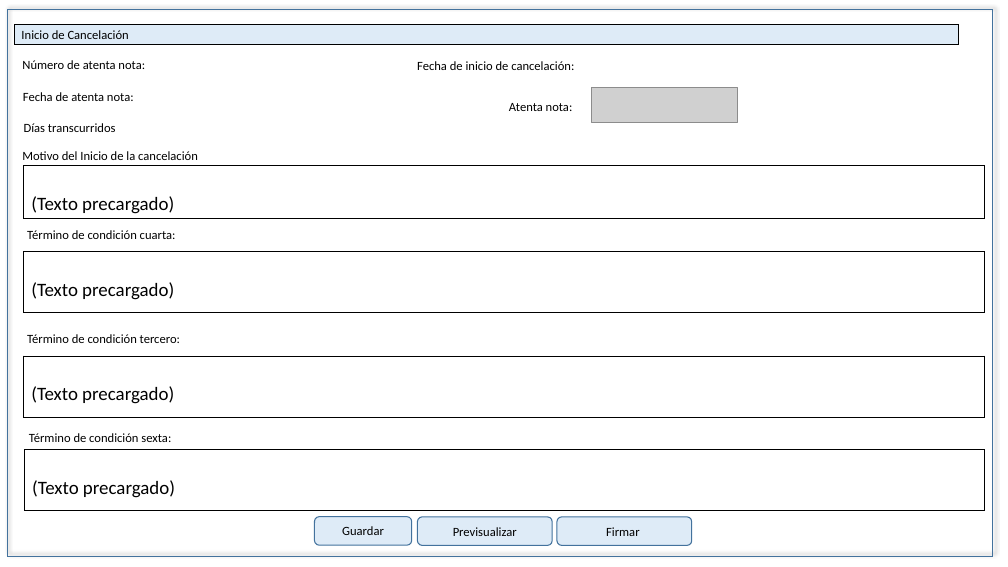
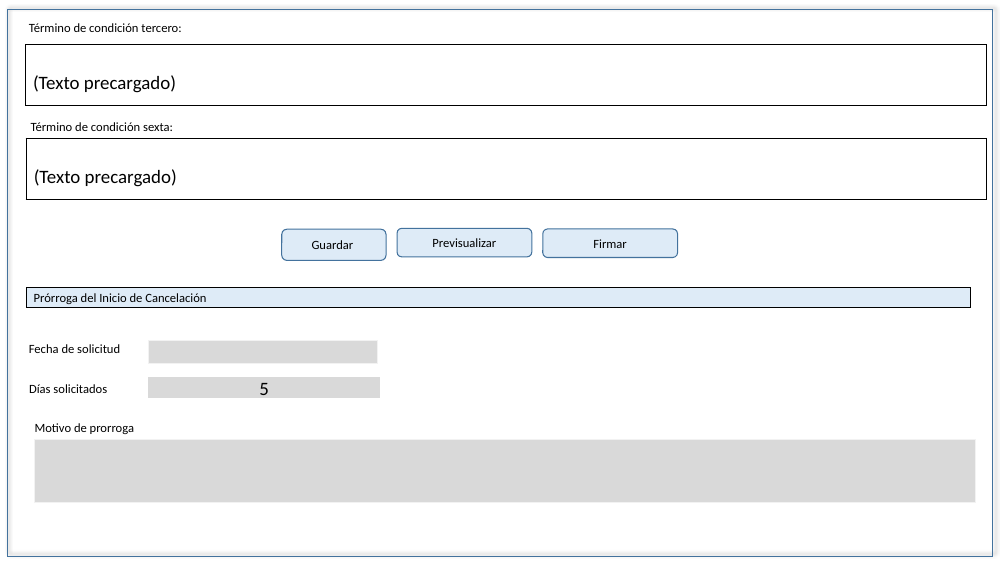
Before and after one commit to EDDIE83/Documentos, a slide deck: slide 4 of TAF 092019/Cancelación.pptx. Drawn at 1008x567 pixels with LibreOffice and Linux fonts; fonts in the diff are those of the drawing; grey boxes stand for pictures. Boxes give left, top, right and bottom in pixels: in the first picture for what was removed or moved away, otherwise in the second. Text is boxed around its words. In the diff, an @@ line names an element or a change of style, - is before the commit and + after.

Commit message:
Pantallas Cancelación

```diff
--- a/TAF 092019/Cancelación.pptx
+++ b/TAF 092019/Cancelación.pptx
@@ text "Término de condición tercero:": place and size @@
-text "Término de condición tercero:" at (27, 334, 180, 343)
+text "Término de condición tercero:" at (29, 23, 181, 32)
@@ table: place and size @@
-table at (23, 252, 985, 313)
+table at (26, 45, 987, 106)
@@ text removed at (22, 60, 145, 69) @@
-Número de atenta nota:
@@ text removed at (417, 61, 574, 70) @@
-Fecha de inicio de cancelación:
@@ picture removed at (591, 88, 737, 123) @@
@@ text "Término de condición sexta:": place and size @@
-text "Término de condición sexta:" at (29, 433, 171, 442)
+text "Término de condición sexta:" at (31, 122, 173, 131)
@@ text removed at (23, 92, 134, 101) @@
-Fecha de atenta nota:
@@ text removed at (509, 103, 573, 111) @@
-Atenta nota:
@@ text removed at (24, 123, 116, 132) @@
-Días transcurridos
@@ table: place and size @@
-table at (23, 166, 985, 219)
+table at (26, 138, 987, 200)
@@ text removed at (22, 151, 198, 160) @@
-Motivo del Inicio de la cancelación
@@ text removed at (27, 230, 176, 239) @@
-Término de condición cuarta:
@@ rounded rectangle "Guardar": place and size @@
-rounded rectangle "Guardar" at (315, 516, 412, 545)
+rounded rectangle "Guardar" at (282, 229, 386, 260)
@@ rounded rectangle "Previsualizar": place and size @@
-rounded rectangle "Previsualizar" at (417, 517, 552, 546)
+rounded rectangle "Previsualizar" at (397, 228, 532, 257)
@@ rounded rectangle "Firmar": place and size @@
-rounded rectangle "Firmar" at (557, 517, 692, 546)
+rounded rectangle "Firmar" at (543, 229, 678, 258)
@@ rectangle "Prórroga del Inicio de Cancelación": place and size @@
-rectangle "Prórroga del Inicio de Cancelación" at (14, 24, 959, 44)
+rectangle "Prórroga del Inicio de Cancelación" at (26, 287, 971, 307)
@@ text in rectangle at (34, 293, 206, 304): text changed @@
-Inicio de Cancelación
+Prórroga del Inicio de Cancelación
@@ table removed at (23, 356, 985, 417), 1 rows, 1 columns @@
-(Texto precargado)
@@ text added at (29, 344, 120, 353), 12 pt, text #000000 @@
+Fecha de solicitud
@@ rectangle added at (149, 341, 378, 364), fill #D9D9D9, outline #F2F2F2 1 pt @@
@@ text added at (29, 384, 107, 393), 12 pt, text #000000 @@
+Días solicitados
@@ rectangle added at (149, 378, 380, 397), fill #D9D9D9, outline #D9D9D9 1 pt, 18 pt, text #000000 @@
+5
@@ rectangle added at (34, 439, 975, 503), fill #D9D9D9, outline #F2F2F2 1 pt @@
@@ text added at (35, 423, 134, 434), 12 pt, text #000000 @@
+Motivo de prorroga
@@ table removed at (24, 450, 985, 511), 1 rows, 1 columns @@
-(Texto precargado)
```
Also in this commit, not shown: 12 other slides changed, 2 slides added.
